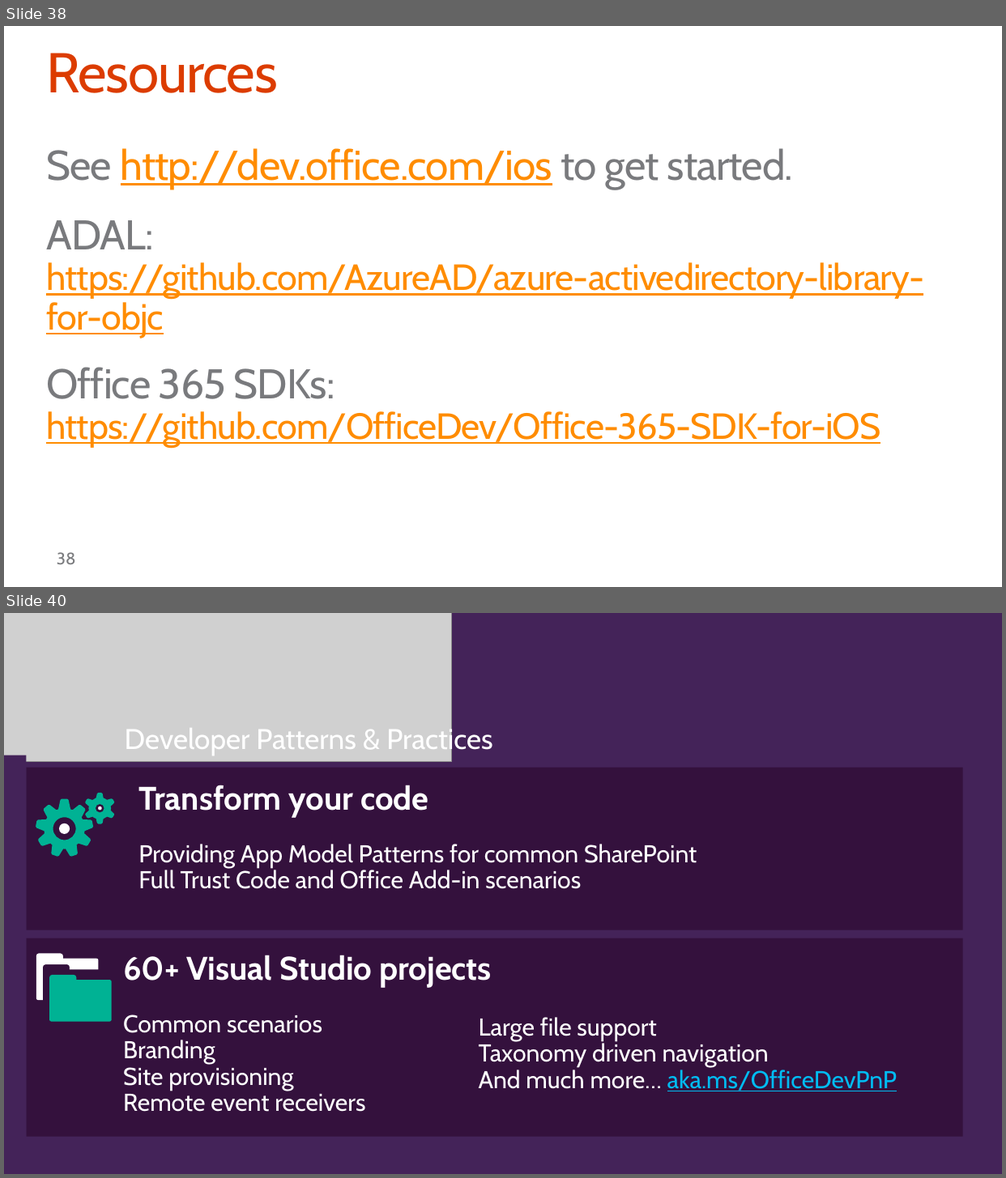
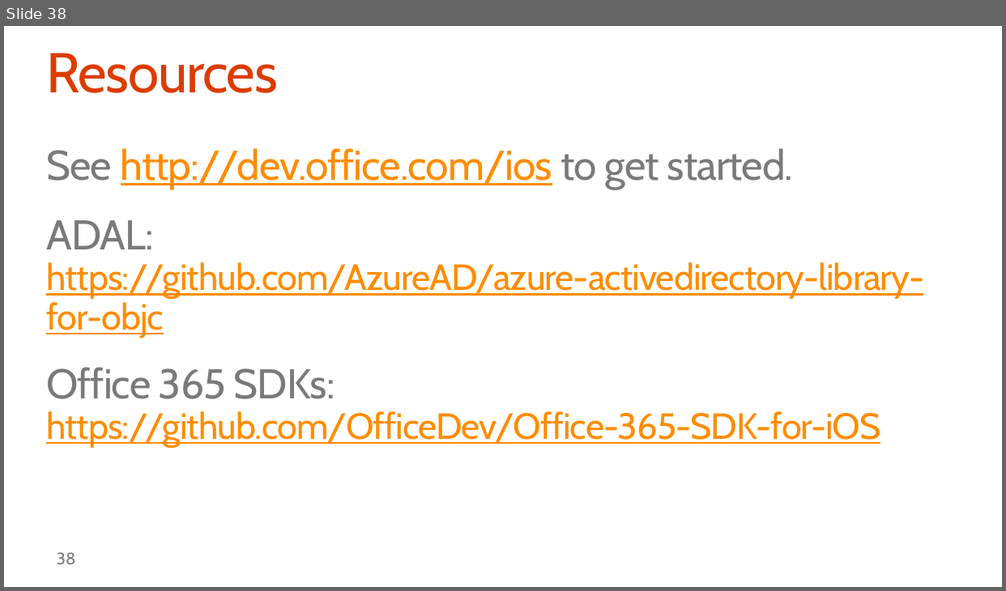
Before and after one commit to fabbbiob/TrainingContent, a slide deck: O3654/O3654-5 Native iOS Development with Office 365 APIs/O3654-5 Deep dive into native iOS Development with Office 365 APIs.PPTX. Shown one above the other, each under a label of ours: slides 38 and 40 before the commit, slide 38 after it; the slides between them are not shown. The pictures are 1006x1178 and 1006x591 pixels, drawn with LibreOffice and Linux fonts; fonts in the diff are those of the drawing; grey boxes stand for pictures; background and template pictures are left out. Boxes give left, top, right and bottom in pixels: in the first picture for what was removed or moved away, otherwise in the second. Text is boxed around its words. In the diff, an @@ line names an element or a change of style, - is before the commit and + after.

```diff
--- a/O3654/O3654-5 Native iOS Development with Office 365 APIs/O3654-5 Deep dive into native iOS Development with Office 365 APIs.PPTX
+++ b/O3654/O3654-5 Native iOS Development with Office 365 APIs/O3654-5 Deep dive into native iOS Development with Office 365 APIs.PPTX
@@ slide 40 removed at <box>4,613,1002,1174</box>, background #442359 @@
@@ picture removed at <box>4,613,452,762</box> @@
@@ text removed at <box>125,725,492,756</box> @@
-Developer Patterns & Practices
@@ rectangle removed at <box>4,756,26,1161</box> @@
@@ rectangle removed at <box>27,767,963,931</box> @@
@@ group removed at <box>36,793,115,856</box>: 2 freeform shapes, 2 ellipses @@
@@ text removed at <box>138,785,697,889</box> @@
-Transform your code
-Providing App Model Patterns for common SharePoint
-Full Trust Code and Office Add-in scenarios
@@ rectangle removed at <box>27,939,963,1137</box> @@
@@ freeform shape removed at <box>36,954,98,1000</box> @@
@@ freeform shape removed at <box>49,975,112,1022</box> @@
@@ text removed at <box>123,955,492,1112</box> @@
-60+ Visual Studio projects
-Common scenarios
-Branding
-Site provisioning
-Remote event receivers
@@ text removed at <box>479,1017,897,1092</box> @@
-Large file support
-Taxonomy driven navigation
-And much more… aka.ms/OfficeDevPnP
```
Also in this commit, not shown: 3 slides added, 4 other slides removed, 5 other files.
